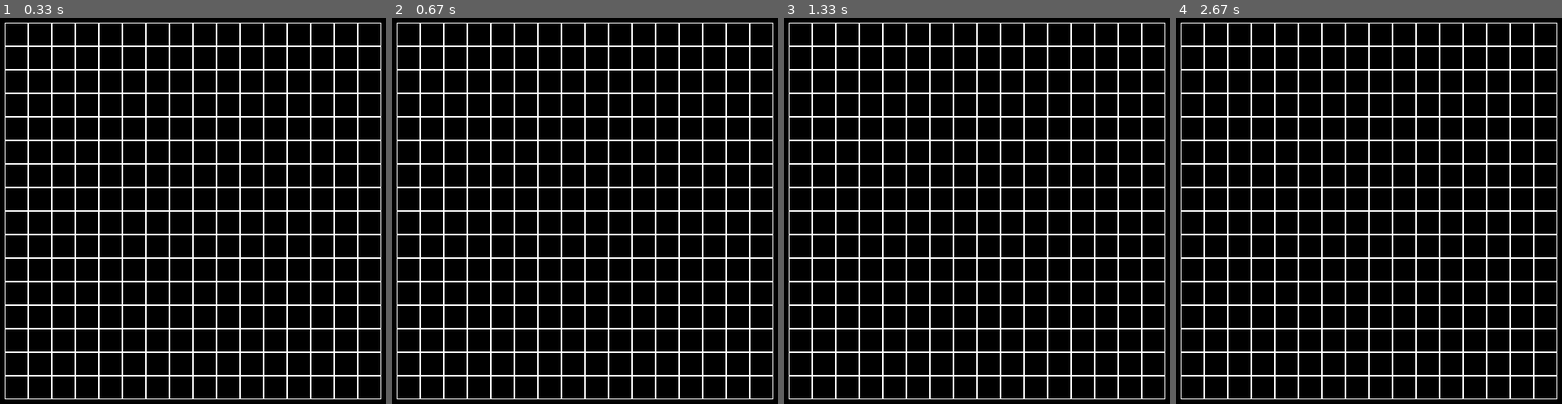
Above: before the commit, frames 1-4 (left to right).
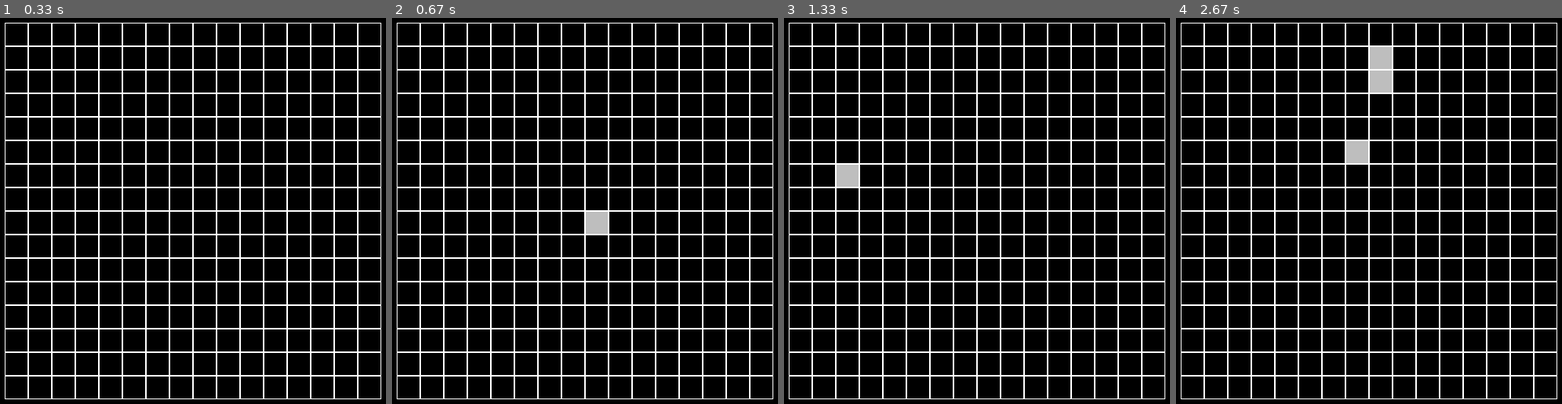
Above: after the commit, the same moments.

Repository: som-thing/yandex-pygame
Game: pygame game, started from Pygame 0.0/main.py
Two runs of this game, one before a commit and one after it. Both use one fixed random seed, a clock stepped at 60 frames per second and the inputs below.
Inputs (mouse positions are in pixels of both pictures, inside the frame that each line leads up to):
- Up to frame 1 (0.33 s): no input
- Up to frame 2 (0.67 s): click (585, 230) at 0.38 s
- Up to frame 3 (1.33 s): click (977, 257) at 0.72 s; click (853, 164) at 1.05 s
- Up to frame 4 (2.67 s): click (1511, 384) at 1.38 s; click (1376, 83) at 1.72 s; click (1380, 56) at 2.05 s; click (1357, 156) at 2.38 s

Frame 1 is identical in both runs. In frame 2, 0.3% of the frame differs, in the area x 50-56%, y 50-56%; in frame 3, 0.3%; in frame 4, 1.0%, in the area x 44-56%, y 7-38%.

Commit message:
squares commit

Diff:
--- a/Pygame 0.0/main.py
+++ b/Pygame 0.0/main.py
@@ -10,6 +10,8 @@
         self.left = 10
         self.top = 10
         self.cell_size = 30
+        self.colors = [[0 for j in range(height)] for i in range(width)]
+        self.flag = True
 
     def set_view(self, left, top, cell_size):
         self.left = left
@@ -17,15 +19,30 @@
         self.cell_size = cell_size
 
     def render(self, screen):
+        colors = [pygame.Color('black'), pygame.Color('grey')]
         for y in range(self.height):
             for x in range(self.width):
-                pygame.draw.rect(screen, (255, 255, 255), (x * self.cell_size + self.left,
+                pygame.draw.rect(screen, colors[self.board[y][x]], (x * self.cell_size + self.left,
                                                            y * self.cell_size + self.top,
-                                                           self.cell_size, self.cell_size), 1)
+                                                           self.cell_size, self.cell_size))
+                pygame.draw.rect(screen, pygame.Color('white'), (x * self.cell_size + self.left,
+                                                                 y * self.cell_size + self.top,
+                                                                 self.cell_size,
+                                                                 self.cell_size), 1)
 
     def get_click(self, mouse_pos):
         cell = self.get_cell(mouse_pos)
-        self.on_click(cell)
+        if self.flag:
+            self.on_click(cell)
+            self.first_cell = cell
+            self.flag = not self.flag
+        else:
+            if (abs(self.first_cell[0] - cell[0]) == 1 and self.first_cell[1] == cell[1]) \
+                    or (abs(self.first_cell[1] - cell[1]) == 1 and self.first_cell[0] == cell[0]):
+                self.on_click(cell)
+            else:
+                self.begin(self.first_cell)
+            self.flag = not self.flag
 
     def get_cell(self, mouse_pos):
         for y in range(self.height):
@@ -36,7 +53,10 @@
         return None
 
     def on_click(self, cell):
-        pass
+        self.board[cell[1]][cell[0]] = 1
+
+    def begin(self, cell):
+        self.board[cell[1]][cell[0]] = 0
 
 
 def main():
@@ -52,6 +72,8 @@
         for event in pygame.event.get():
             if event.type == pygame.QUIT:
                 running = False
+            elif event.type == pygame.MOUSEBUTTONDOWN:
+                board.get_click(event.pos)
         screen.fill((0, 0, 0))
         board.render(screen)
         pygame.display.flip()
